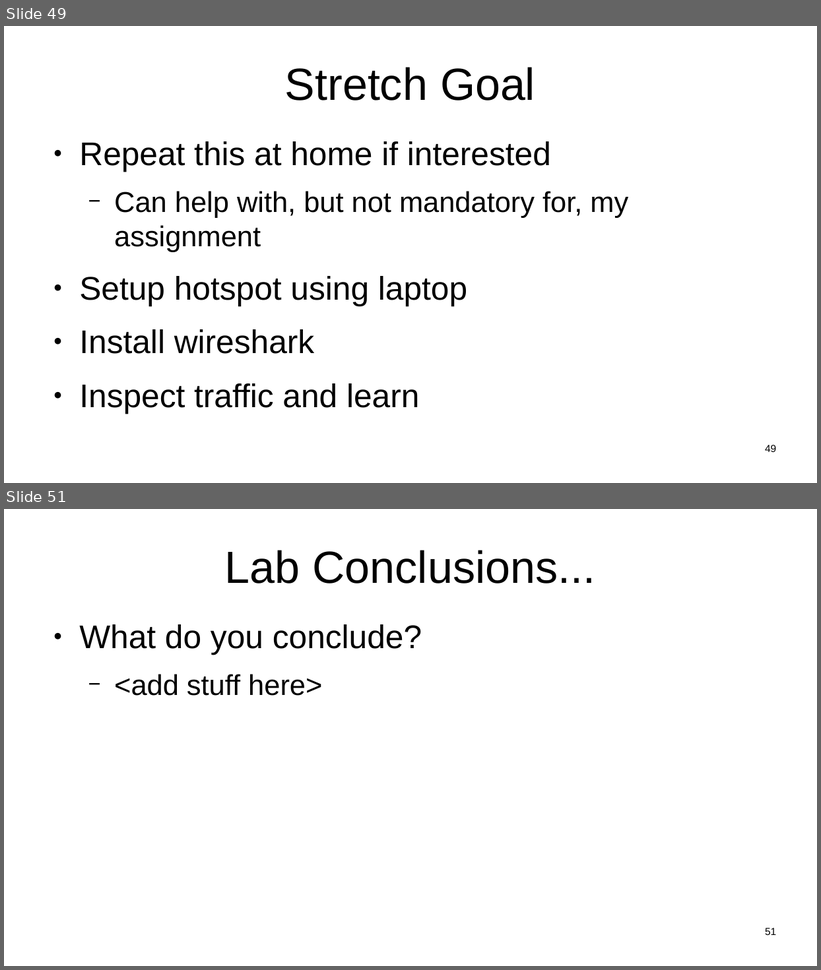
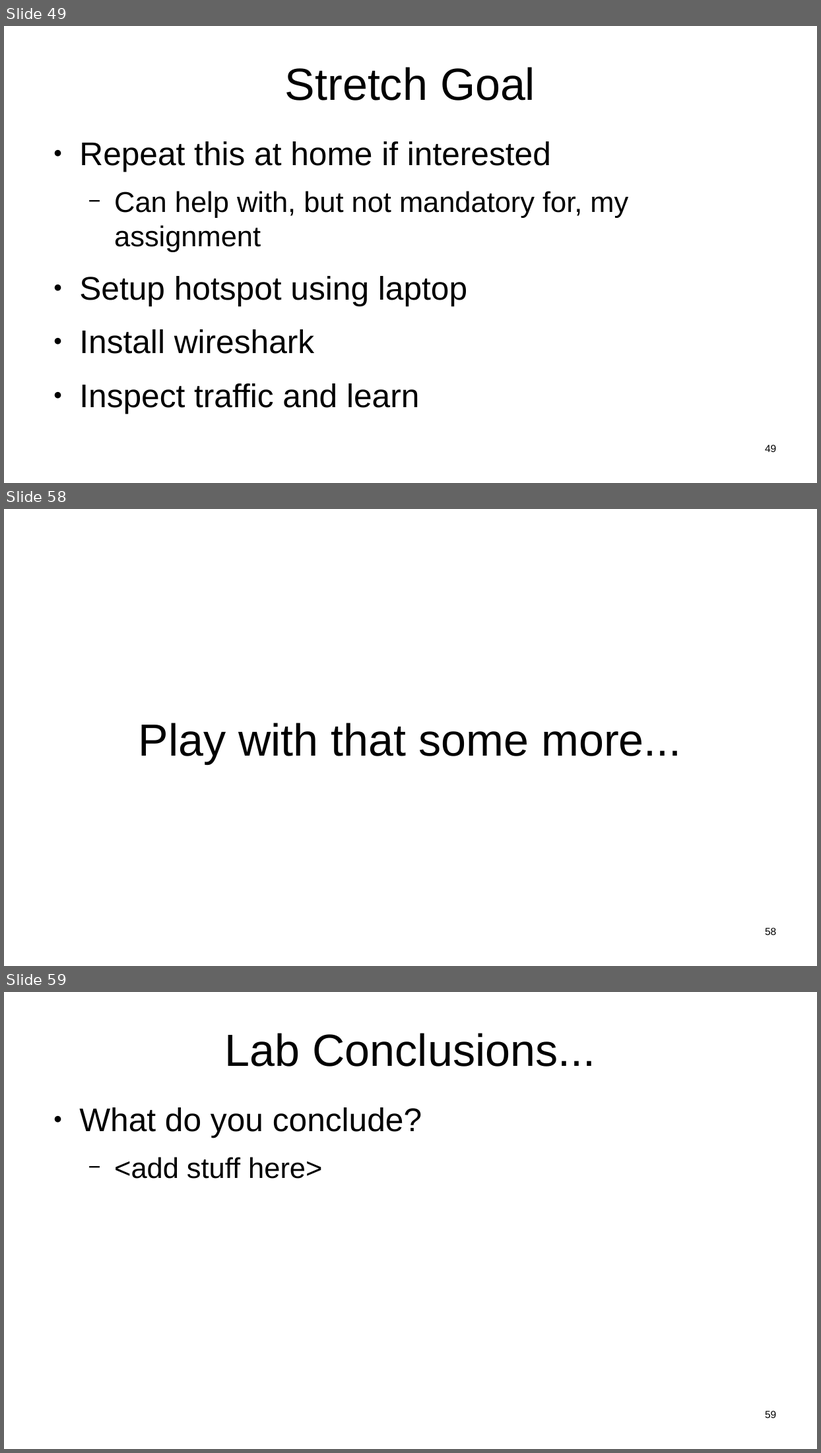
Before and after one commit to sftcd/witidtm, a slide deck: lectures/2024-2025/labs.odp. Shown one above the other, each under a label of ours: slides 49 and 51 before the commit, slides 49, 58 and 59 after it; the slides between them are not shown. The pictures are 821x970 and 821x1453 pixels, drawn with LibreOffice and Linux fonts; fonts in the diff are those of the drawing. Boxes give left, top, right and bottom in pixels: in the first picture for what was removed or moved away, otherwise in the second. Text is boxed around its words. In the diff, an @@ line names an element or a change of style, - is before the commit and + after.

```diff
--- a/lectures/2024-2025/labs.odp
+++ b/lectures/2024-2025/labs.odp
@@ slide 58 added at (4, 509, 817, 966), background #FFFFFF @@
@@ title added at (139, 723, 681, 764), 44 pt, text #000000 @@
+Play with that some more...
@@ page number added at (765, 928, 776, 935), 10 pt, text #000000 @@
+58
@@ what was slide 51 is now slide 59 @@
@@ page number at (765, 1411, 776, 1418): text changed @@
-51
+59
```
Also in this commit, not shown: 7 slides changed, 7 other slides added, 3 other files.
